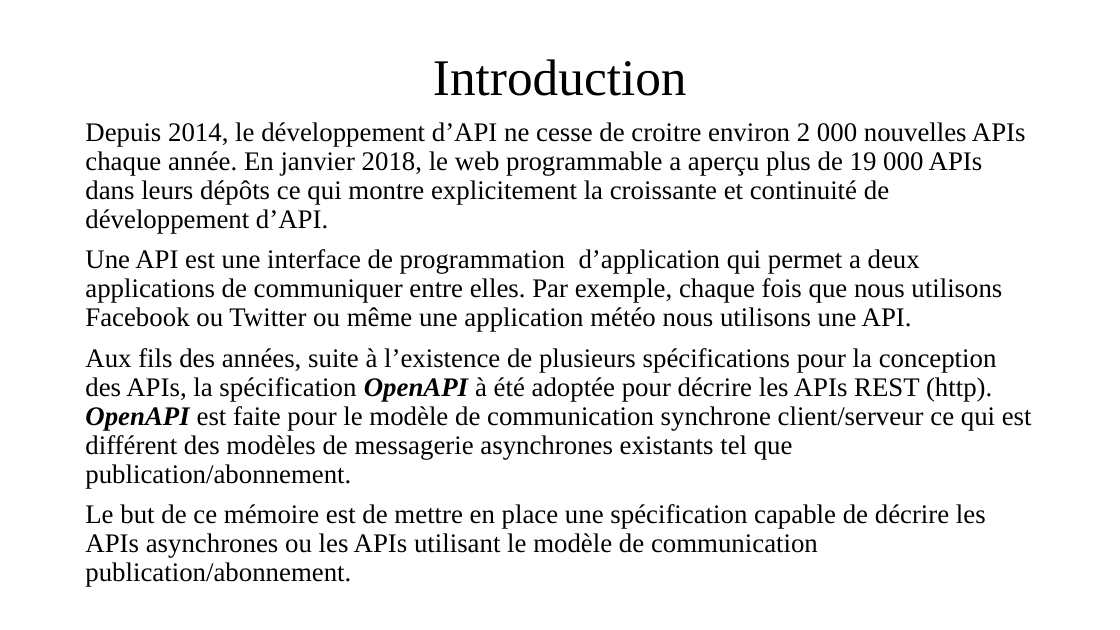
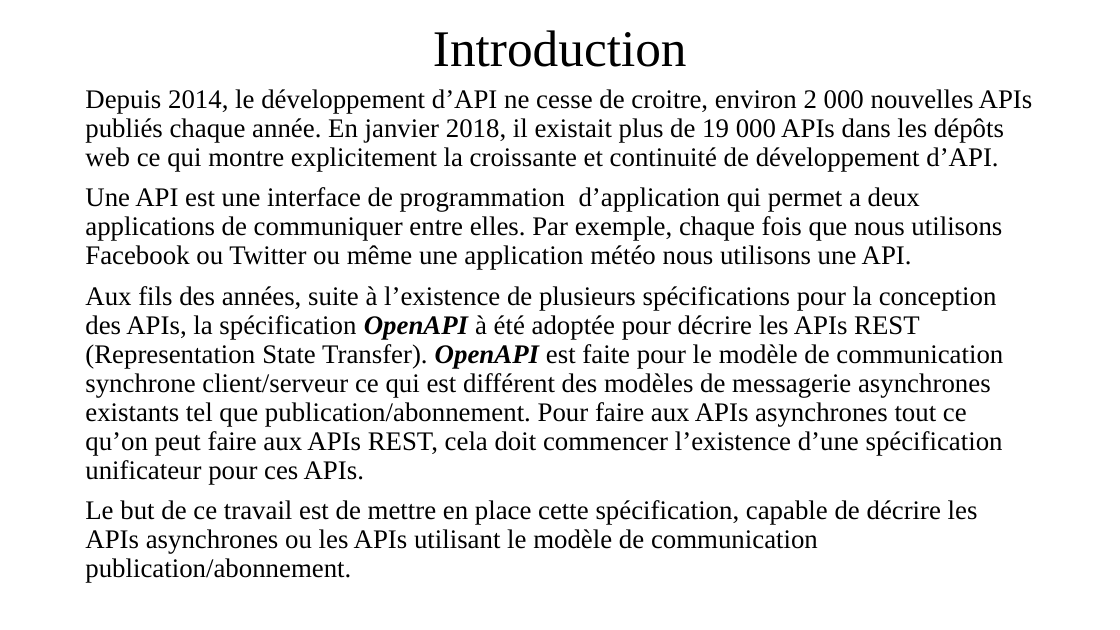
Before and after one commit to OA-Souleymane/MyGitHub-Files, a slide deck: slide 2 of Chapitres/presentationMemoire.pptx. Drawn at 1120x630 pixels with LibreOffice and Linux fonts; fonts in the diff are those of the drawing. Boxes give left, top, right and bottom in pixels: in the first picture for what was removed or moved away, otherwise in the second. Text is boxed around its words. In the diff, an @@ line names an element or a change of style, - is before the commit and + after.

```diff
--- a/Chapitres/presentationMemoire.pptx
+++ b/Chapitres/presentationMemoire.pptx
@@ title "Introduction" moved from (x1=433, y1=59, x2=687, y2=96) to (x1=433, y1=30, x2=687, y2=67) @@
@@ text "Depuis 2014, le développement d’API ..." moved from (x1=85, y1=122, x2=1032, y2=587) to (x1=85, y1=89, x2=1033, y2=583) @@
@@ text at (x1=85, y1=89, x2=1033, y2=171): text changed @@
-Depuis 2014, le développement d’API ne cesse de croitre environ 2 000 nouvelles APIs chaque année. En janvier 2018, le web programmable a aperçu plus de 19 000 APIs dans leurs dépôts ce qui montre explicitement la croissante et continuité de développement d’API.
+Depuis 2014, le développement d’API ne cesse de croitre, environ 2 000 nouvelles APIs publiés chaque année. En janvier 2018, il existait plus de 19 000 APIs dans les dépôts web ce qui montre explicitement la croissante et continuité de développement d’API.
@@ text at (x1=85, y1=286, x2=1003, y2=583): text changed @@
-Aux fils des années, suite à l’existence de plusieurs spécifications pour la conception des APIs, la spécification OpenAPI à été adoptée pour décrire les APIs REST (http). OpenAPI est faite pour le modèle de communication synchrone client/serveur ce qui est différent des modèles de messagerie asynchrones existants tel que publication/abonnement.
-Le but de ce mémoire est de mettre en place une spécification capable de décrire les APIs asynchrones ou les APIs utilisant le modèle de communication publication/abonnement.
+Aux fils des années, suite à l’existence de plusieurs spécifications pour la conception des APIs, la spécification OpenAPI à été adoptée pour décrire les APIs REST (Representation State Transfer). OpenAPI est faite pour le modèle de communication synchrone client/serveur ce qui est différent des modèles de messagerie asynchrones existants tel que publication/abonnement. Pour faire aux APIs asynchrones tout ce qu’on peut faire aux APIs REST, cela doit commencer l’existence d’une spécification unificateur pour ces APIs.
+Le but de ce travail est de mettre en place cette spécification, capable de décrire les APIs asynchrones ou les APIs utilisant le modèle de communication publication/abonnement.
```
Also in this commit, not shown: 8 other slides changed, 2 slides added, 1 slide removed.
